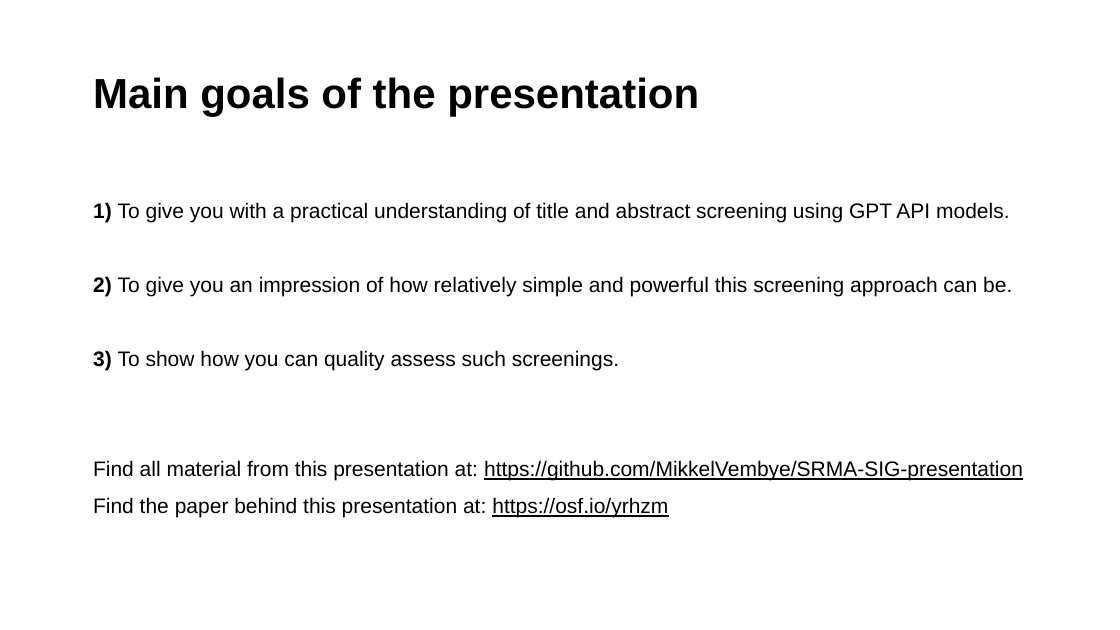
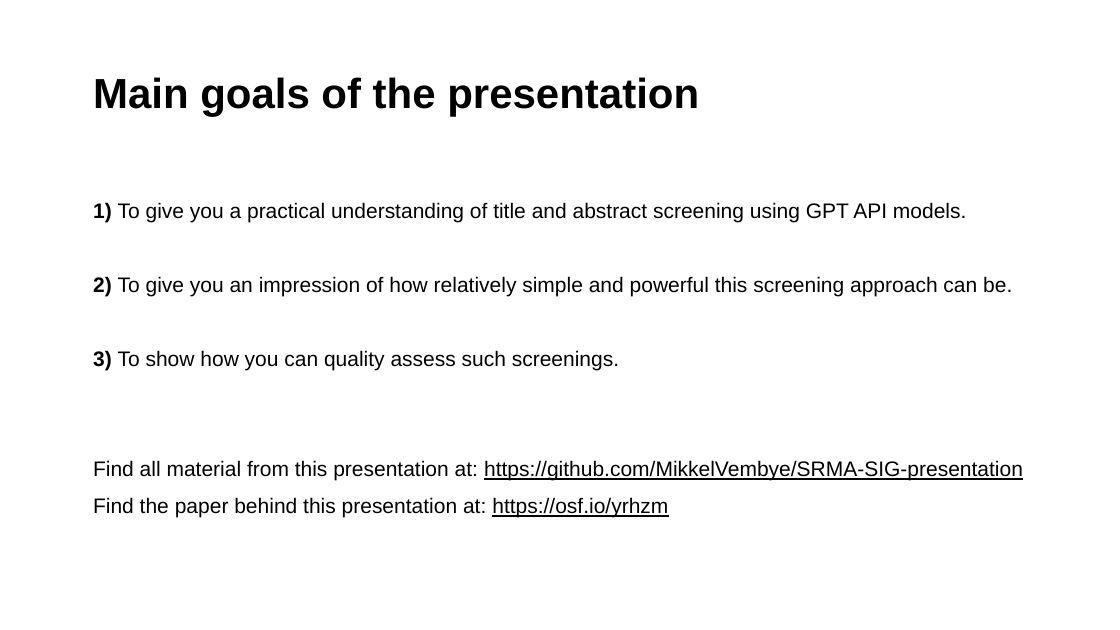
Before and after one commit to MikkelVembye/SRMA-SIG-presentation, a slide deck: slide 2 of SRMA SIG presentation 2024.potx.pptx. Drawn at 1120x630 pixels with LibreOffice and Linux fonts; fonts in the diff are those of the drawing; background and template pictures are left out. Boxes give left, top, right and bottom in pixels: in the first picture for what was removed or moved away, otherwise in the second. Text is boxed around its words. In the diff, an @@ line names an element or a change of style, - is before the commit and + after.

```diff
--- a/SRMA SIG presentation 2024.potx.pptx
+++ b/SRMA SIG presentation 2024.potx.pptx
@@ text at box(93, 202, 966, 223): text changed @@
-1) To give you with a practical understanding of title and abstract screening using GPT API models.
+1) To give you a practical understanding of title and abstract screening using GPT API models.
```
Also in this commit, not shown: 2 other files.
